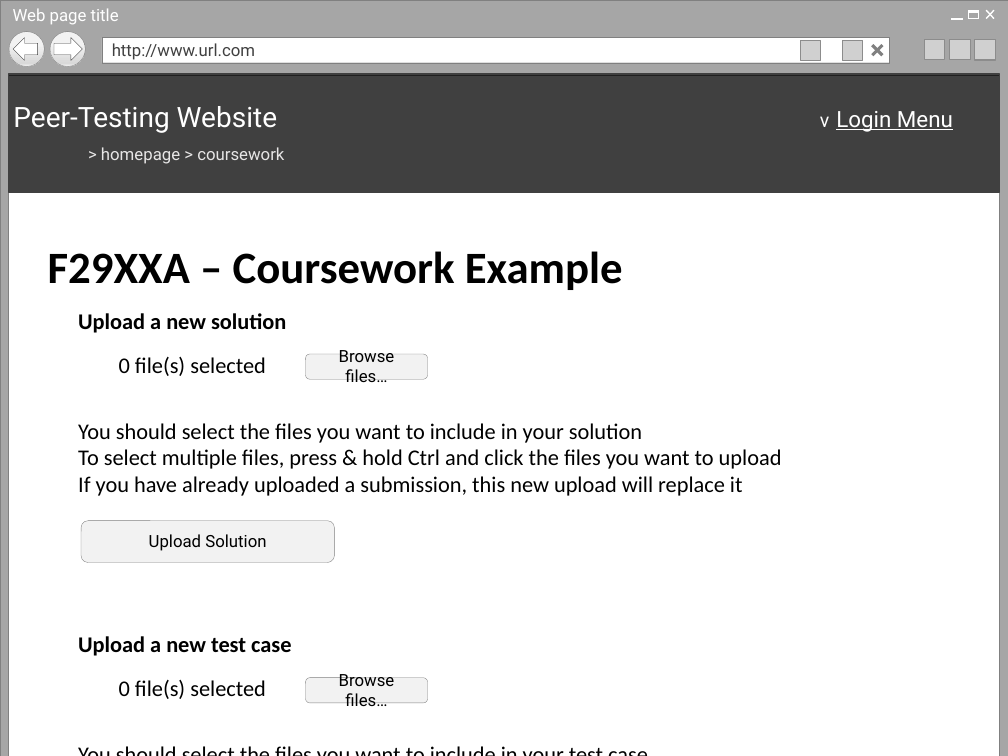
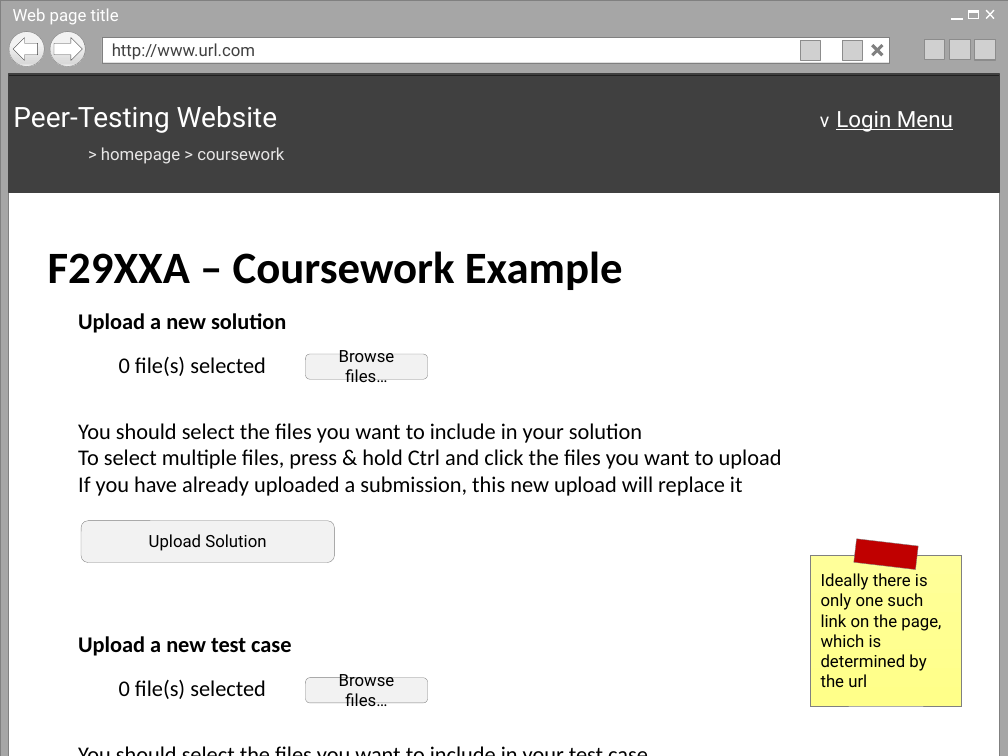
Before and after one commit to LonMcGregor/DissertationProject, a slide deck: slide 3 of improved_ui.pptx. Drawn at 1008x756 pixels with LibreOffice and Linux fonts; fonts in the diff are those of the drawing; grey boxes stand for pictures; background and template pictures are left out. Boxes give left, top, right and bottom in pixels: in the first picture for what was removed or moved away, otherwise in the second. Text is boxed around its words. In the diff, an @@ line names an element or a change of style, - is before the commit and + after.

```diff
--- a/improved_ui.pptx
+++ b/improved_ui.pptx
@@ rectangle added at [854, 539, 918, 570], fill #C00000, outline #808080 0.25 pt @@
@@ rectangle added at [810, 554, 962, 706], fill gradient #FFFF99 to #FFFF89, outline #808080 0.25 pt, 12 pt, text #000000 @@
+Ideally there is only one such link on the page, which is determined by the url
```
Also in this commit, not shown: 17 other files.
